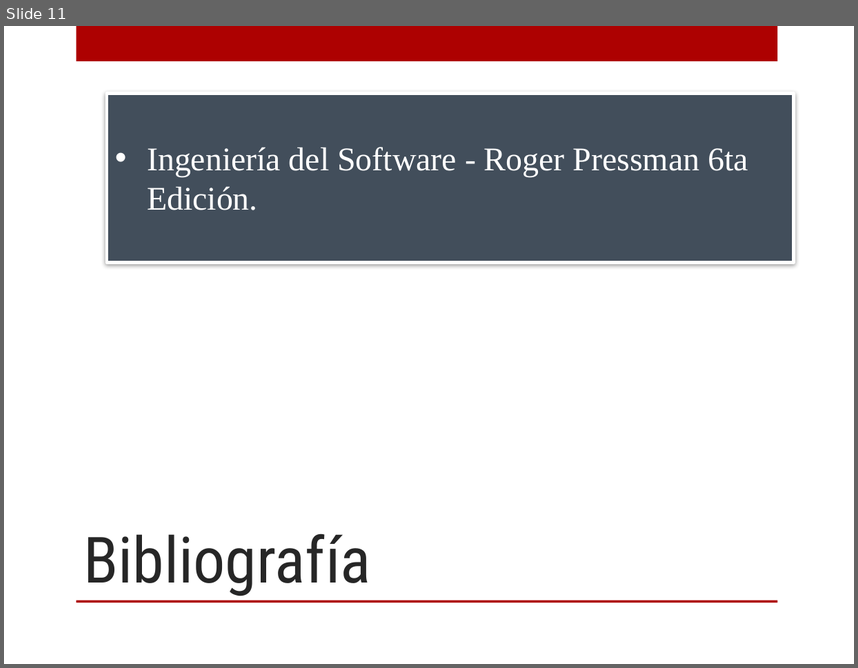
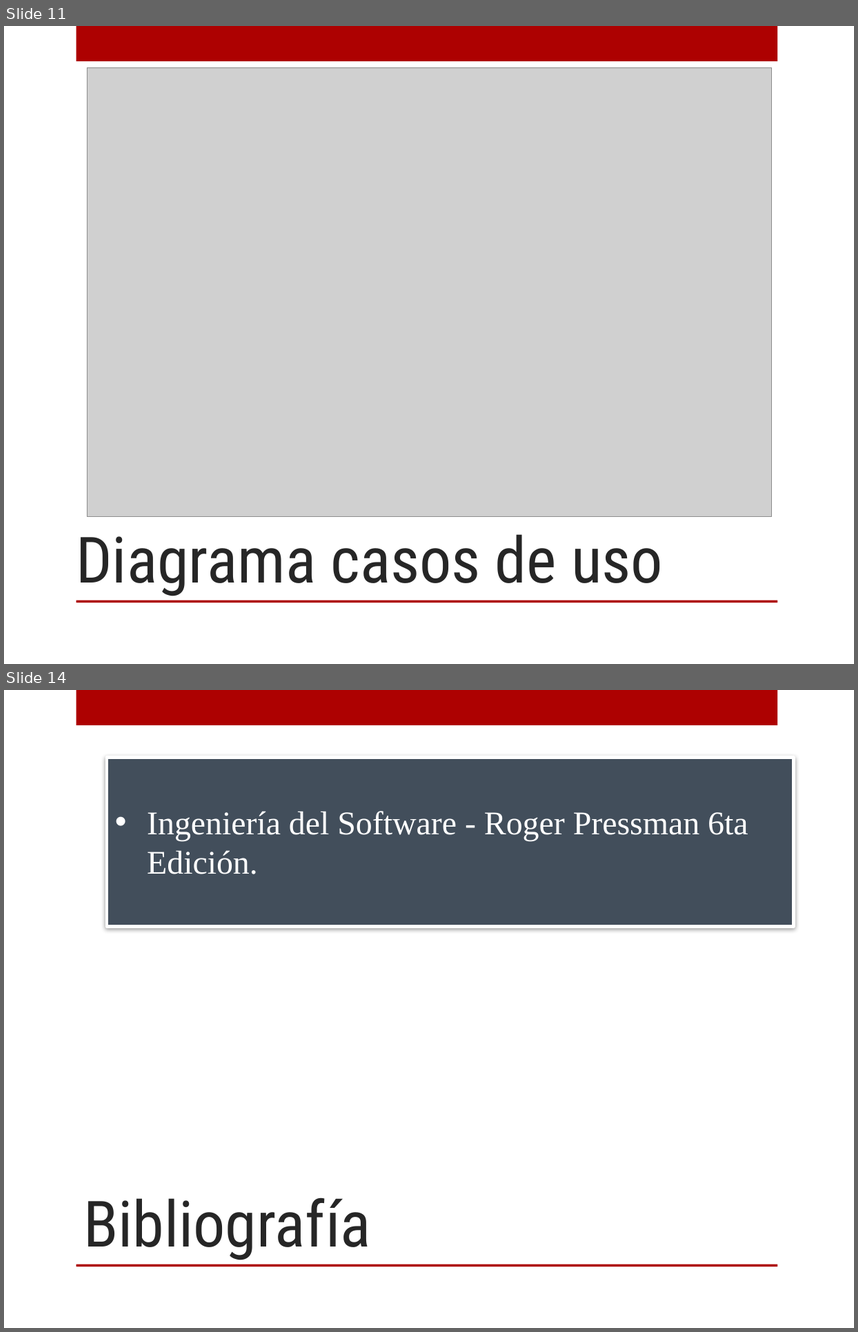
Before and after one commit to OscarMesa/MathForDummies, a slide deck: archivos/documentacion/Presentacion/Presentacion.pptx. Shown one above the other, each under a label of ours: slide 11 before the commit, slides 11 and 14 after it; the slides between them are not shown. The pictures are 858x668 and 858x1332 pixels, drawn with LibreOffice and Linux fonts; fonts in the diff are those of the drawing; grey boxes stand for pictures; background and template pictures are left out. Boxes give left, top, right and bottom in pixels: in the first picture for what was removed or moved away, otherwise in the second. Text is boxed around its words. In the diff, an @@ line names an element or a change of style, - is before the commit and + after.

```diff
--- a/archivos/documentacion/Presentacion/Presentacion.pptx
+++ b/archivos/documentacion/Presentacion/Presentacion.pptx
@@ slide 11 added at [4,26,854,664], background picture (left out); not listed: 2 template elements that a slide beside it also shows @@
@@ picture added at [87,67,771,517] @@
@@ title added at [76,534,663,596], 54 pt, text #262626 @@
+Diagrama casos de uso
@@ what was slide 11 is now slide 14 @@
```
Also in this commit, not shown: 1 slide changed, 4 other slides added, 2 slides removed, 3 other files.
